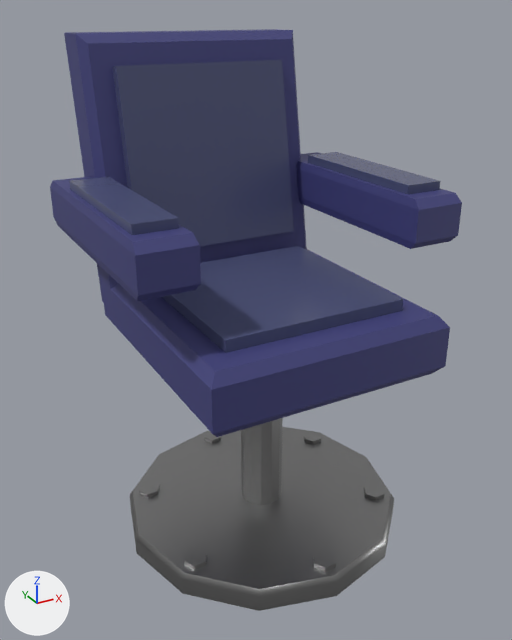
An edit to the FBX model Marine Murder - Unity/Assets/Prefabs/Furniture/chair.fbx, drawn before and after from the same camera.
Both versions are drawn from a 50 mm lens placed at (10.392, -1.643, 1.136), pointed at (11.092, -0.371, 0.5). Arrows for +X, +Y and +Z are at lower left; the lights stay in place. Where no turn or scale is listed for an object, it has been applied to the vertices.

Objects in the first picture: '3'.
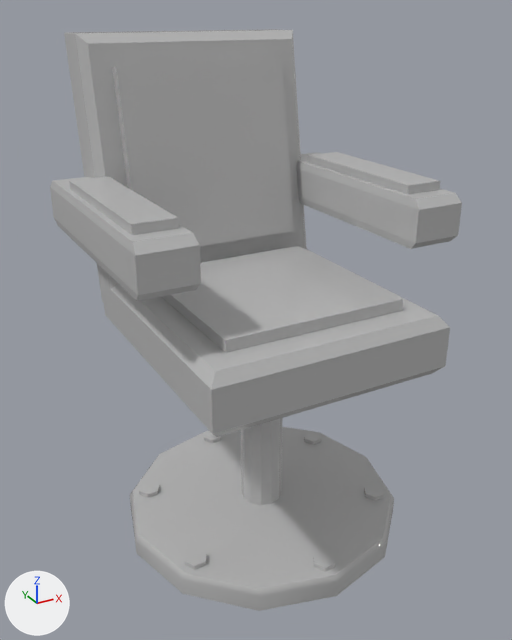
Where the newer file only moved an object's origin or applied its transform, the numbers keep the older frame.

Boxes (x1, y1, x2, y2) around the edits, measured in the pictures (512 x 640 px):
part 1 of me_mesh, recoloured
    both: (130, 418, 394, 611)
part 2 of me_mesh, recoloured (blue to grey)
    both: (50, 29, 462, 437)
part 3 of me_mesh, recoloured (blue to grey)
    both: (69, 60, 440, 353)

What the commit changed:
Material 'Material #143' (mat_material__143) is new.
Its base color is (0.5, 0.5, 0.5) (grey #bcbcbc).
Its roughness is 0.0.
me_mesh has 366 vertices, 728 faces and spans x -0.348..0.348, y -0.325..0.43, z -0.445..0.644.
me_mesh is used by ob_3; location (11.091, -0.401, 0.445).
me_mesh part 1: all 420 faces that had it switch from mat_metalstuff (grey #9c9c9c) to mat_material__143 (grey #bcbcbc).
me_mesh part 2: all 212 faces that had it switch from mat_chairbase (dark blue #40417b) to mat_material__143 (grey #bcbcbc).
me_mesh part 3: all 96 faces that had it switch from mat_material__16 (dark blue #4e5478) to mat_material__143 (grey #bcbcbc).
